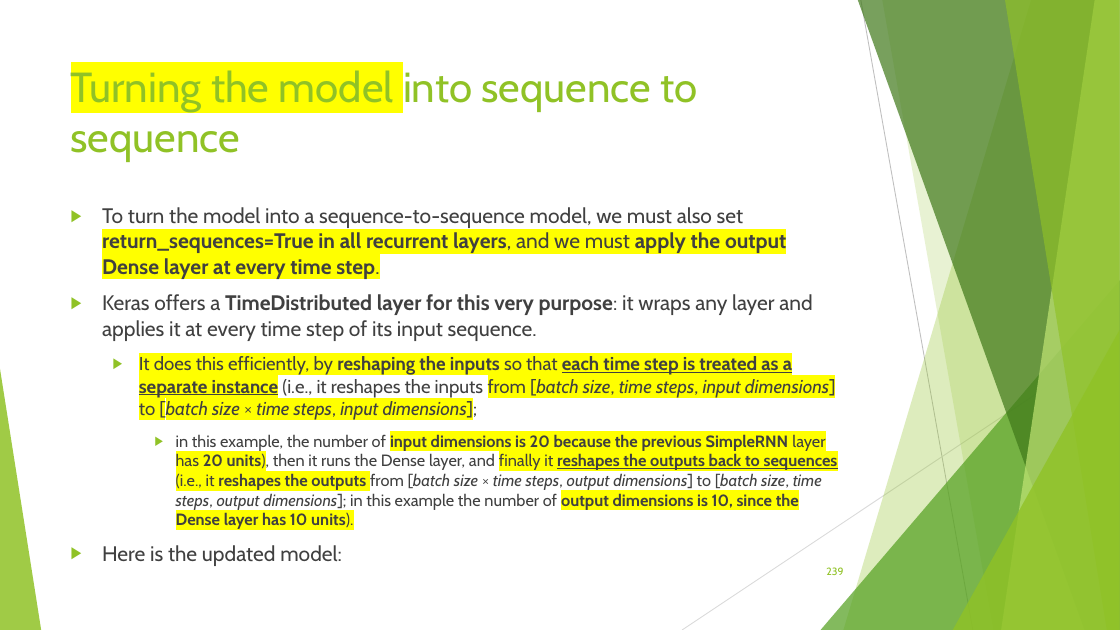
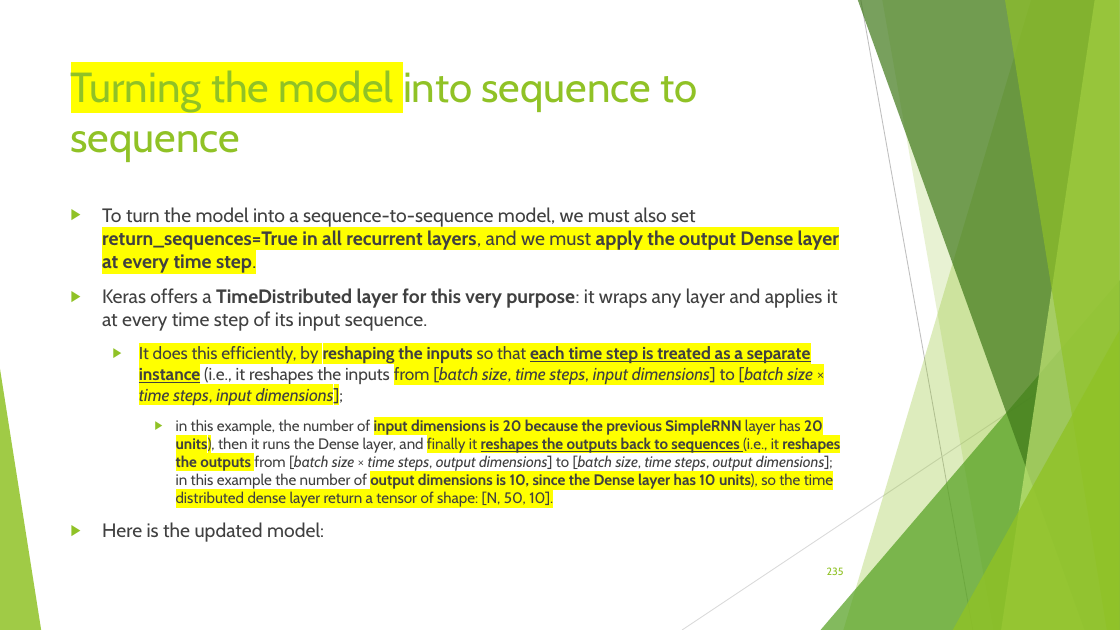
Before and after one commit to FranzGH/timeseries, a slide deck: slide 235 of Slides/04 Recurrent NNs.pptx (slide 239 before the commit). Drawn at 1120x630 pixels with LibreOffice and Linux fonts; fonts in the diff are those of the drawing. Boxes give left, top, right and bottom in pixels: in the first picture for what was removed or moved away, otherwise in the second. Text is boxed around its words. In the diff, an @@ line names an element or a change of style, - is before the commit and + after.

```diff
--- a/Slides/04 Recurrent NNs.pptx
+++ b/Slides/04 Recurrent NNs.pptx
@@ text at (x1=102, y1=207, x2=839, y2=542): size 18 to 16.6 pt in "To turn the model into a sequence-to-sequence ...", "Keras offers a TimeDistributed layer for this ...", "Here is the updated model:"; size 16 to 14.8 pt in "It does this efficiently, by reshaping the ..." @@
@@ text at (x1=176, y1=419, x2=840, y2=507): text changed; size 14 to 12.9 pt @@
-    ▶ in this example, the number of input dimensions is 20 because the previous SimpleRNN layer has 20 units), then it runs the Dense layer, and finally it reshapes the outputs back to sequences (i.e., it reshapes the outputs from [batch size × time steps, output dimensions] to [batch size, time steps, output dimensions]; in this example the number of output dimensions is 10, since the Dense layer has 10 units).
+    ▶ in this example, the number of input dimensions is 20 because the previous SimpleRNN layer has 20 units), then it runs the Dense layer, and finally it reshapes the outputs back to sequences (i.e., it reshapes the outputs from [batch size × time steps, output dimensions] to [batch size, time steps, output dimensions]; in this example the number of output dimensions is 10, since the Dense layer has 10 units), so the time distributed dense layer return a tensor of shape: [N, 50, 10].
@@ page number at (x1=827, y1=567, x2=844, y2=575): text changed @@
-239
+235
```
Also in this commit, not shown: 20 other slides changed, 4 slides removed, 4 other files.
